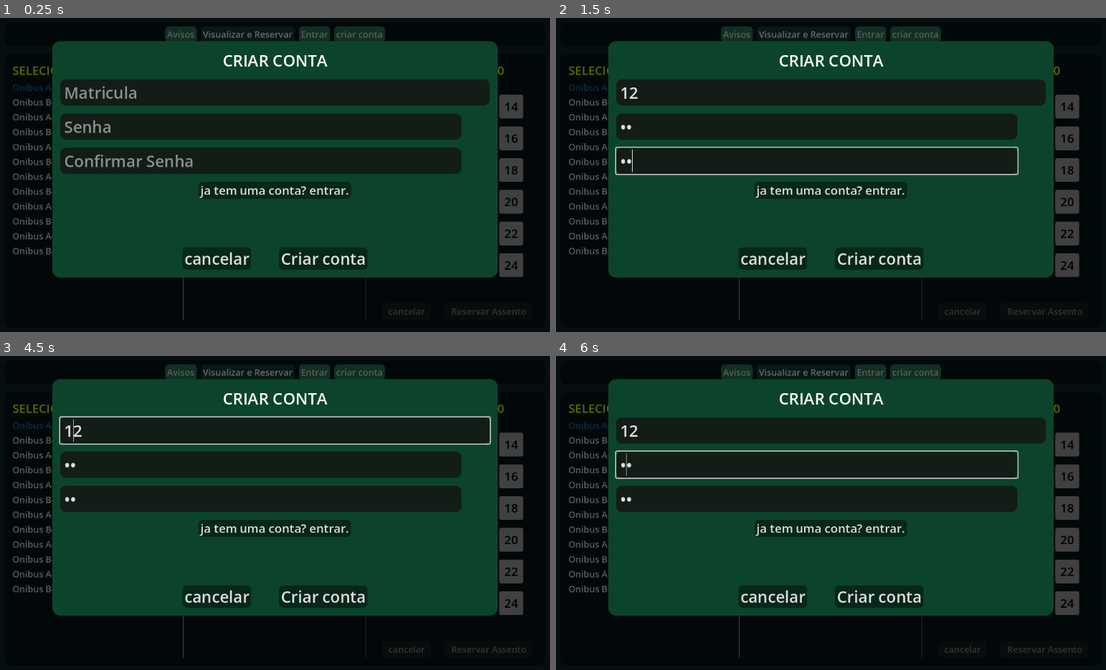
Above: before the commit, frames 1-4 (two rows, left to right).
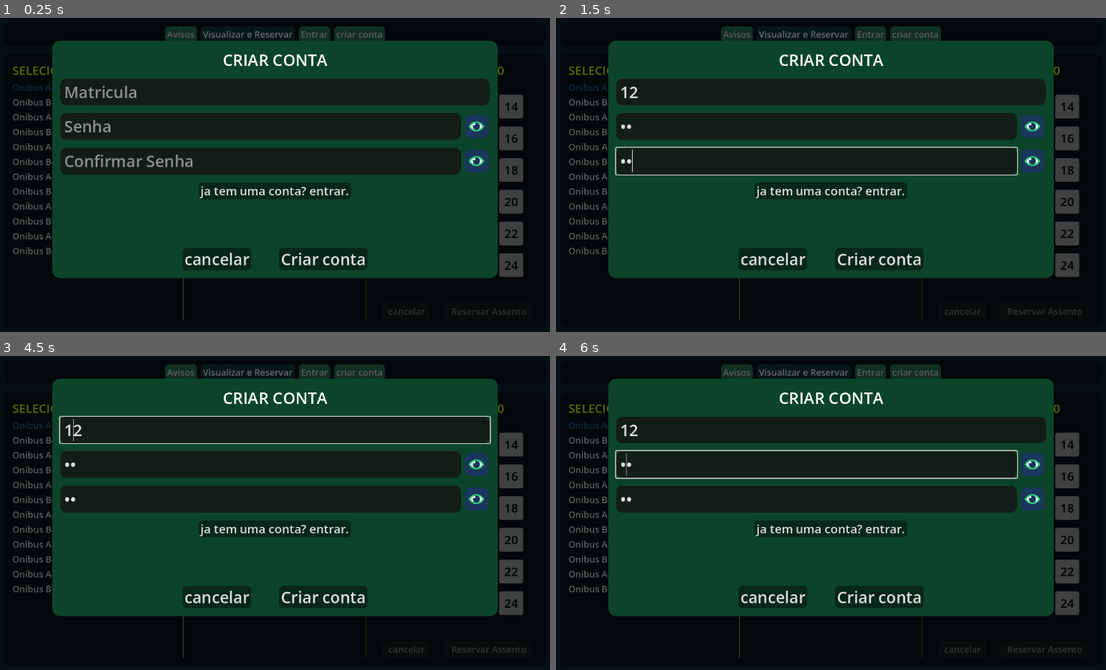
Above: after the commit, the same moments.

Repository: DOGamedev5/IHCRotasIFCE
Game: Godot game, scene res://main.tscn
Two runs of this game, one before a commit and one after it. Both use one fixed random seed, a clock stepped at 60 frames per second and the inputs below.
Inputs (mouse positions are in pixels of both pictures, inside the frame that each line leads up to):
- Up to frame 1 (0.25 s): no input
- Up to frame 2 (1.5 s): click (831, 93) at 0.52 s; type "12" at 0.6 s; click (814, 127) at 0.75 s; type "12" at 0.83 s; click (814, 159) at 0.98 s; type "12" at 1.07 s; click "Avisos" at 1.25 s
- Up to frame 3 (4.5 s): click "Visualizar e Reservar" at 2 s; click "Entrar" at 2.75 s; click "criar conta" at 3.5 s; click "Onibus A-> 6:30" at 4.25 s
- Up to frame 4 (6 s): click "Onibus B-> 6:30" at 5 s; click "Onibus A-> 11:10" at 5.75 s

The runs differ from the first frame. In frame 1, 2.0% of the frame differs, in the area x 9-91%, y 7-83%; in frame 2, 2.1%; in frame 3, 2.6%; in frame 4, 2.2%.

Commit message:
esqueci de botar o export no commit

Diff:
--- a/src/loginSystem/login.tscn
+++ b/src/loginSystem/login.tscn
@@ -1,6 +1,7 @@
 [gd_scene format=3 uid="uid://bjpvyexbarb5w"]
 
 [ext_resource type="Script" uid="uid://2cul7qnnss84" path="res://src/loginSystem/login.gd" id="1_s8204"]
+[ext_resource type="Texture2D" uid="uid://x648td1fvkbw" path="res://resources/icons/olho.svg" id="2_hy1rl"]
 
 [sub_resource type="StyleBoxFlat" id="StyleBoxFlat_dg77c"]
 bg_color = Color(0.0476159, 0.26692706, 0.16968533, 1)
@@ -121,6 +122,8 @@
 [node name="showSen" type="Button" parent="login/PanelContainer/MarginContainer/VBoxContainer/s" unique_id=1784161334]
 custom_minimum_size = Vector2(53, 53)
 layout_mode = 2
+theme_override_colors/icon_pressed_color = Color(0.45108542, 0.51171875, 0.49824476, 1)
+icon = ExtResource("2_hy1rl")
 flat = true
 
 [node name="signininstead" type="Button" parent="login/PanelContainer/MarginContainer/VBoxContainer" unique_id=527449428]
--- a/src/loginSystem/signin.tscn
+++ b/src/loginSystem/signin.tscn
@@ -1,6 +1,7 @@
 [gd_scene format=3 uid="uid://dfw6r5xacddve"]
 
 [ext_resource type="Script" uid="uid://e2k5nfyd3jgo" path="res://src/loginSystem/signin.gd" id="1_42xj7"]
+[ext_resource type="Texture2D" uid="uid://x648td1fvkbw" path="res://resources/icons/olho.svg" id="2_7rvb7"]
 
 [sub_resource type="StyleBoxFlat" id="StyleBoxFlat_42xj7"]
 bg_color = Color(0.0476159, 0.26692706, 0.16968533, 1)
@@ -121,6 +122,8 @@
 [node name="showSen" type="Button" parent="login/PanelContainer/MarginContainer/VBoxContainer/S" unique_id=1804115880]
 custom_minimum_size = Vector2(53, 53)
 layout_mode = 2
+theme_override_colors/icon_pressed_color = Color(0.45108542, 0.51171875, 0.49824476, 1)
+icon = ExtResource("2_7rvb7")
 flat = true
 
 [node name="cs" type="HBoxContainer" parent="login/PanelContainer/MarginContainer/VBoxContainer" unique_id=1811187378]
@@ -137,6 +140,8 @@
 [node name="showConf" type="Button" parent="login/PanelContainer/MarginContainer/VBoxContainer/cs" unique_id=1602072838]
 custom_minimum_size = Vector2(53, 53)
 layout_mode = 2
+theme_override_colors/icon_pressed_color = Color(0.45108542, 0.51171875, 0.49824476, 1)
+icon = ExtResource("2_7rvb7")
 flat = true
 
 [node name="signininstead" type="Button" parent="login/PanelContainer/MarginContainer/VBoxContainer" unique_id=741313355]
Not shown, added: resources/icons/olho.svg.import
Not shown, changed: index.html
Not shown, changed: index.pck
